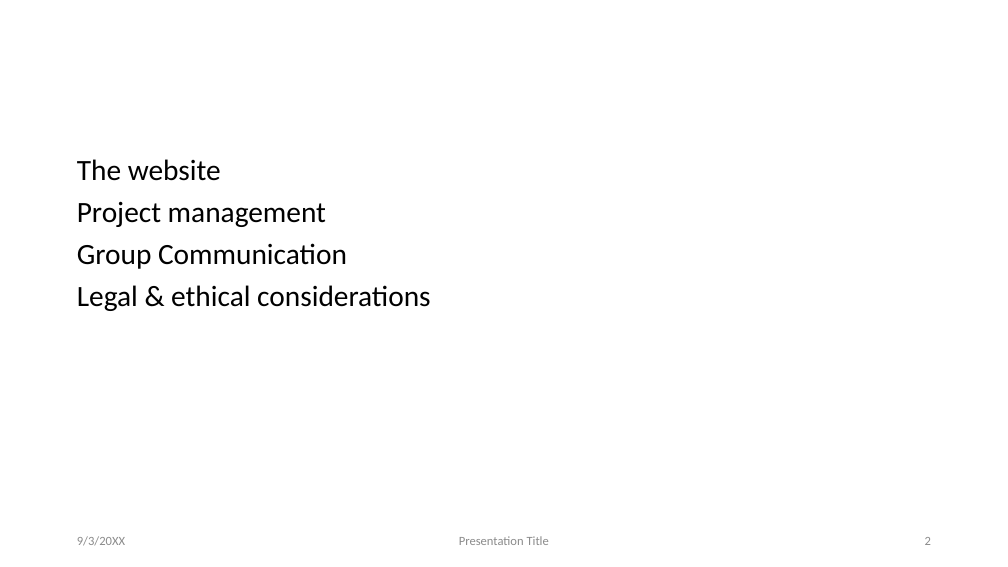
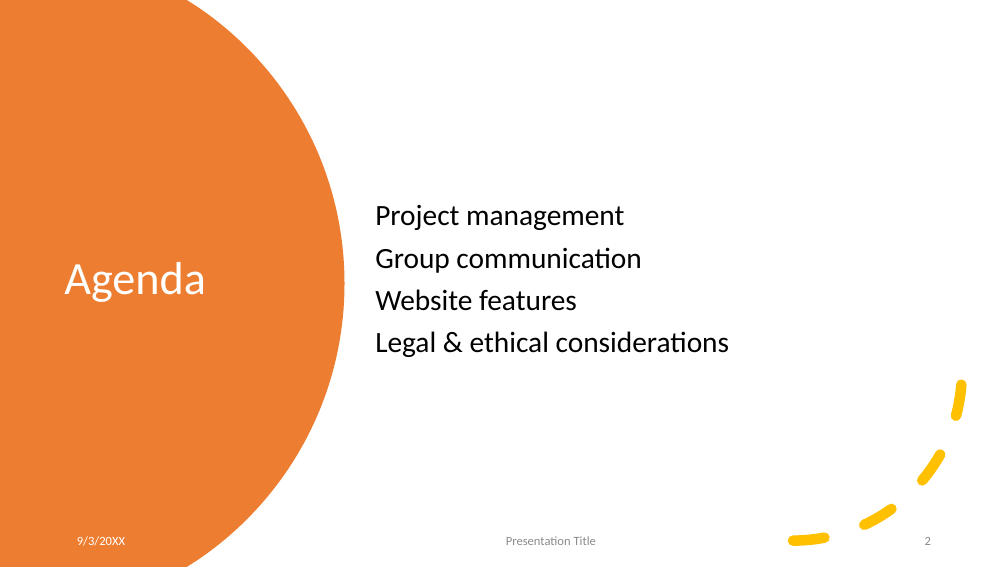
Before and after one commit to MinasFakhori/First-year-group-project, a slide deck: slide 2 of Presentation/pres.pptx. Drawn at 1008x567 pixels with LibreOffice and Linux fonts; fonts in the diff are those of the drawing. Boxes give left, top, right and bottom in pixels: in the first picture for what was removed or moved away, otherwise in the second. Text is boxed around its words. In the diff, an @@ line names an element or a change of style, - is before the commit and + after.

```diff
--- a/Presentation/pres.pptx
+++ b/Presentation/pres.pptx
@@ freeform shape added at box(0, 0, 345, 567), fill #ED7D31 @@
@@ text "Project management": place and size @@
-text "Project management" at box(77, 159, 430, 311)
+text "Project management" at box(375, 205, 729, 357)
@@ text "Project management" at box(375, 205, 729, 357): vertical alignment top to middle @@
@@ text at box(77, 159, 221, 181): paragraph removed @@
-The website
@@ arc (boxed as its full ellipse) added at box(625, 203, 963, 541), outline #FFC000 10 pt dashed @@
@@ title added at box(64, 262, 206, 302), 44 pt, text #FFFFFF @@
+Agenda
@@ text at box(375, 247, 641, 311): text changed @@
-Group Communication
+Group communication
+Website features
@@ text "9/3/20XX" at box(77, 536, 125, 546): text colour #8C8C8C to #FFFFFF; more space between paragraphs @@
@@ text "Presentation Title" at box(506, 536, 596, 545): more space between paragraphs @@
@@ page number at box(925, 537, 931, 545): more space between paragraphs @@
```
Also in this commit, not shown: 6 other slides changed, 4 slides added, 2 slides removed.
